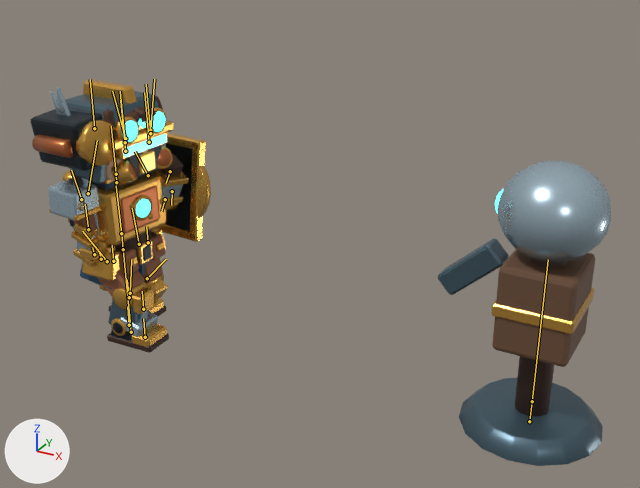
The glTF model game/art/characters/vesper_warrior.glb: old version first, new version second.
Camera for both pictures: a 50 mm camera at (3.24, -3.54, 2.62) aimed at (1.27, 0.04, 0.83). Arrows for +X, +Y and +Z are at lower left; the lights stay in place. The first picture is the older version. Both versions are drawn at frame 12 of the action 'Skill_Steam'; the numbers are the values there. The bones that change, and the others that lie on the model, are drawn over the model as lines.

Names of what the first picture shows: 'BoilerPack', 'Dummy_Mesh', 'Headgear_0', 'Headgear_1', 'Headgear_2', 'Pauldron_R', 'Shield_1', 'Shield_2', 'Suit_0', 'Suit_1', 'Suit_2', 'UpperArm_R', 'Vesper_Body', 'Weapon_0', 'Weapon_1', 'Weapon_2' and 2 more.
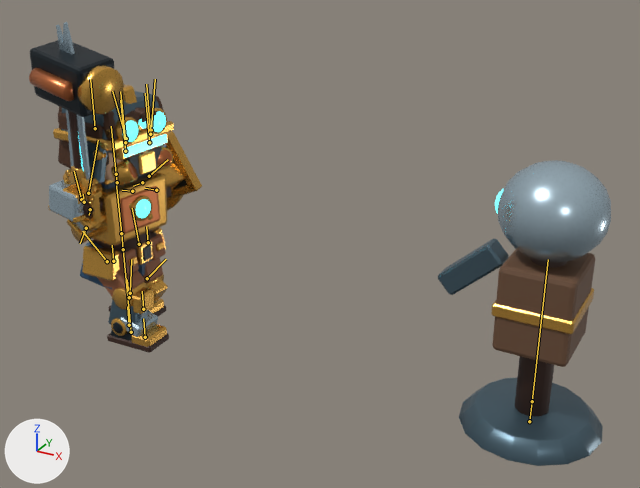
Pixel boxes (x1, y1, x2, y2) of what changed, in the pictures (640 x 488 px):
'Weapon_1', posed (10% wider, 7% taller): before (31, 109, 117, 290); after (29, 40, 124, 233)
'Vesper_Body', posed (7% narrower): before (68, 95, 189, 353); after (58, 95, 171, 353)
'Suit_1', posed: before (82, 173, 167, 281); after (82, 161, 184, 281)
'Headgear_1', posed: before (65, 79, 173, 184); after (53, 84, 174, 184)
'Shield_1', posed: before (159, 132, 206, 242); after (166, 131, 202, 201)
'Weapon_0', posed (30% narrower): before (57, 87, 116, 291); after (62, 22, 103, 231)
'Headgear_2', posed: (111, 132, 173, 185) in both
'Pauldron_R', posed: before (48, 178, 101, 221); after (48, 180, 87, 223)
'Headgear_0', posed: before (111, 107, 166, 144); after (104, 107, 167, 144)
'Shield_2', posed (mostly hidden afterwards): before (198, 165, 211, 218); after (167, 196, 183, 211)
'Weapon_2', posed (mostly hidden): before (51, 91, 114, 256); after (56, 24, 102, 229)
'BoilerPack', posed (mostly hidden): before (62, 169, 75, 229); after (63, 173, 67, 180)
'Suit_0', posed (mostly hidden): (129, 202, 153, 232) in both
bone 'Torso', root to tip: before (121, 233) to (115, 182); after (121, 233) to (116, 182)
bone 'Shoulder_L', root to tip: before (148, 175) to (135, 151); after (149, 176) to (168, 159)
bone 'Elbow_L', root to tip: before (165, 199) to (161, 211); after (132, 191) to (122, 190)
bone 'Shoulder_R', root to tip: before (81, 199) to (71, 170); after (81, 199) to (74, 171)
bone 'Elbow_R', root to tip: before (88, 229) to (85, 204); after (86, 228) to (80, 243)
bone 'WeaponMount', root to tip: before (101, 259) to (99, 251); after (84, 202) to (83, 194)

Patch to the scene script:
```diff
--- a/game/art/characters/vesper_warrior.glb.py
+++ b/game/art/characters/vesper_warrior.glb.py
@@ bone_torso @@
 bone_torso = bpy.data.objects['VesperRoot'].pose.bones['Torso']  # child of 'Hip'
-bone_torso.rotation_quaternion = (0.997, 0.001, -0.074, 0.01)  # degrees (0, -8, 1)
+bone_torso.rotation_quaternion = (0.997, 0.001, -0.08, 0.007)  # degrees (0, -9, 1)
@@ bone_shoulder_l @@
 bone_shoulder_l = bpy.data.objects['VesperRoot'].pose.bones['Shoulder_L']  # child of 'Torso'
-bone_shoulder_l.rotation_quaternion = (0.898, -0.09, -0.043, 0.429)  # degrees (-11, 0, 51)
+bone_shoulder_l.rotation_quaternion = (0.903, -0.091, 0.042, -0.418)  # degrees (-11, 0, -50)
@@ bone_elbow_l @@
 bone_elbow_l = bpy.data.objects['VesperRoot'].pose.bones['Elbow_L']  # child of 'Shoulder_L'
-bone_elbow_l.rotation_quaternion = (0.587, 0.0, 0.0, 0.81)  # degrees (0, 0, 108)
+bone_elbow_l.rotation_quaternion = (0.301, 0.0, 0.0, 0.954)  # degrees (0, 0, 145)
@@ bone_shoulder_r @@
 bone_shoulder_r = bpy.data.objects['VesperRoot'].pose.bones['Shoulder_R']  # child of 'Torso'
-bone_shoulder_r.rotation_quaternion = (0.994, 0.11, 0.0, 0.001)  # degrees (13, 0, 0)
+bone_shoulder_r.rotation_quaternion = (0.992, 0.11, -0.006, -0.054)  # degrees (13, 0, -6)
@@ bone_elbow_r @@
 bone_elbow_r = bpy.data.objects['VesperRoot'].pose.bones['Elbow_R']  # child of 'Shoulder_R'
-bone_elbow_r.rotation_quaternion = (0.99, 0.0, 0.0, -0.141)  # degrees (0, 0, -16)
+bone_elbow_r.rotation_quaternion = (0.301, 0.0, 0.0, 0.954)  # degrees (0, 0, 145)
@@ bone_weaponmount @@
 bone_weaponmount = bpy.data.objects['VesperRoot'].pose.bones['WeaponMount']  # child of 'Hand_R'
-bone_weaponmount.rotation_quaternion = (0.994, -0.06, -0.006, 0.093)  # degrees (-7, 0, 11)
+bone_weaponmount.rotation_quaternion = (0.207, -0.012, 0.059, -0.977)  # degrees (-7, 0, -156)
```
